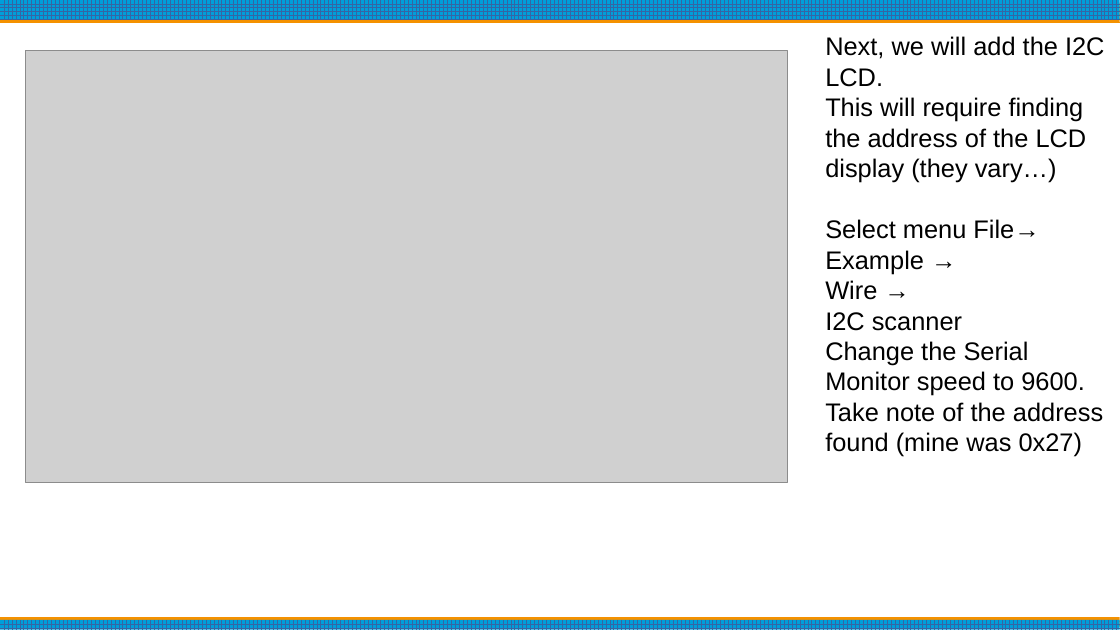
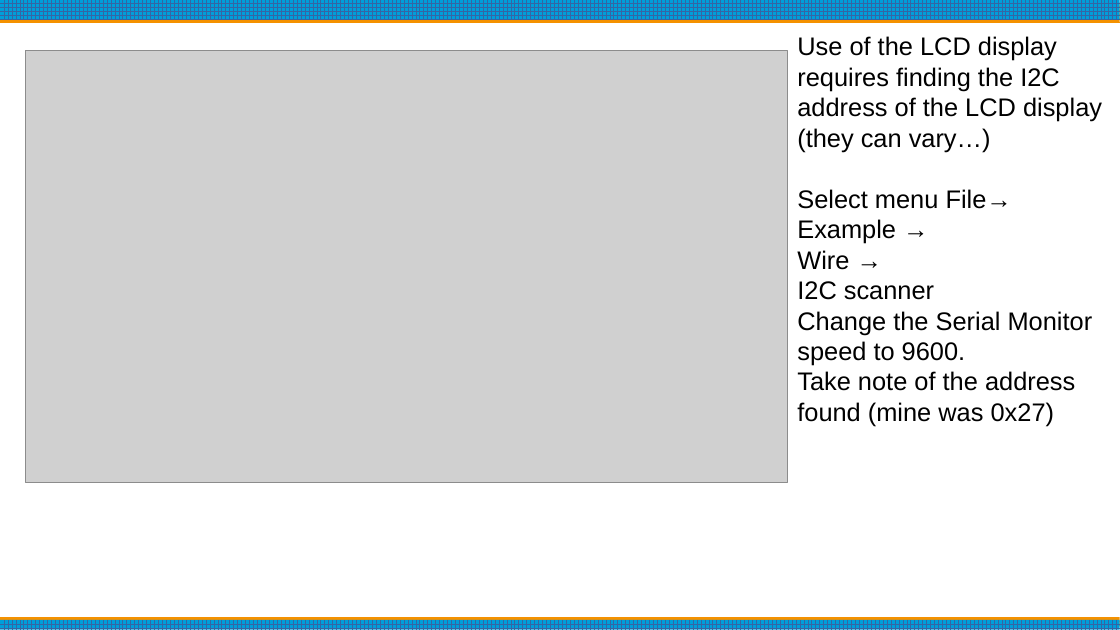
Before and after one commit to bpguy/gps_grid_sq_lcd, a slide deck: slide 14 of Arduino Basics.pptx (slide 13 before the commit). Drawn at 1120x630 pixels with LibreOffice and Linux fonts; fonts in the diff are those of the drawing; grey boxes stand for pictures. Boxes give left, top, right and bottom in pixels: in the first picture for what was removed or moved away, otherwise in the second. Text is boxed around its words. In the diff, an @@ line names an element or a change of style, - is before the commit and + after.

Commit message:
Update Arduino Basics.pptx
fixed typos

```diff
--- a/Arduino Basics.pptx
+++ b/Arduino Basics.pptx
@@ text "Use of the LCD display ...": place and size @@
-text "Use of the LCD display ..." at [825,36,1105,457]
+text "Use of the LCD display ..." at [797,36,1102,426]
@@ text at [797,36,1102,152]: text changed @@
-Next, we will add the I2C LCD.
-This will require finding the address of the LCD display (they vary…)
+Use of the LCD display requires finding the I2C address of the LCD display (they can vary…)
```
Also in this commit, not shown: 12 other slides changed, 5 slides added, 1 slide removed.
